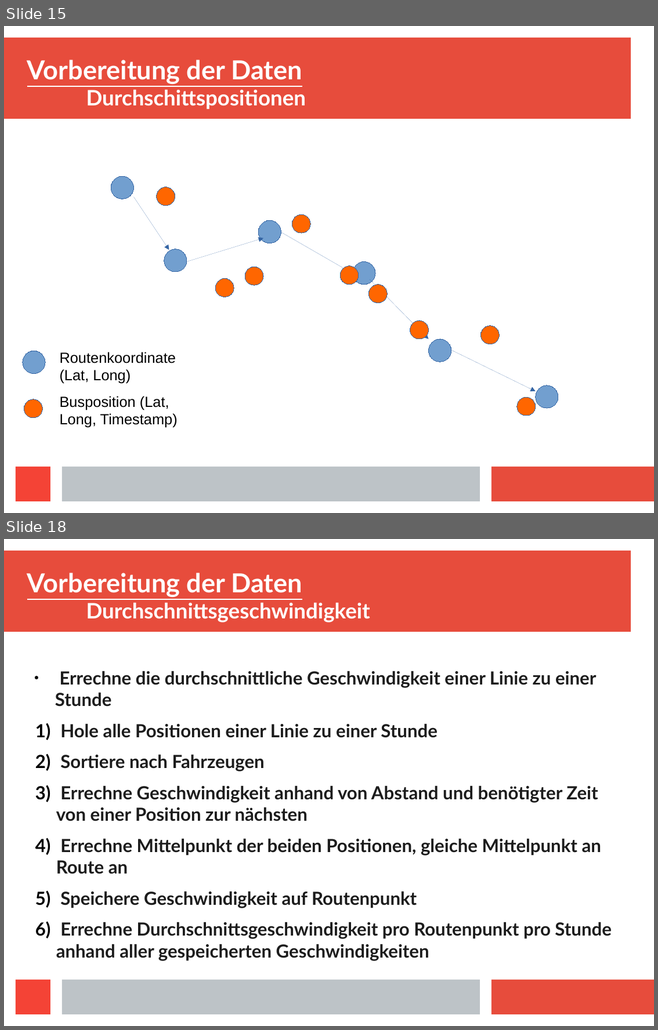
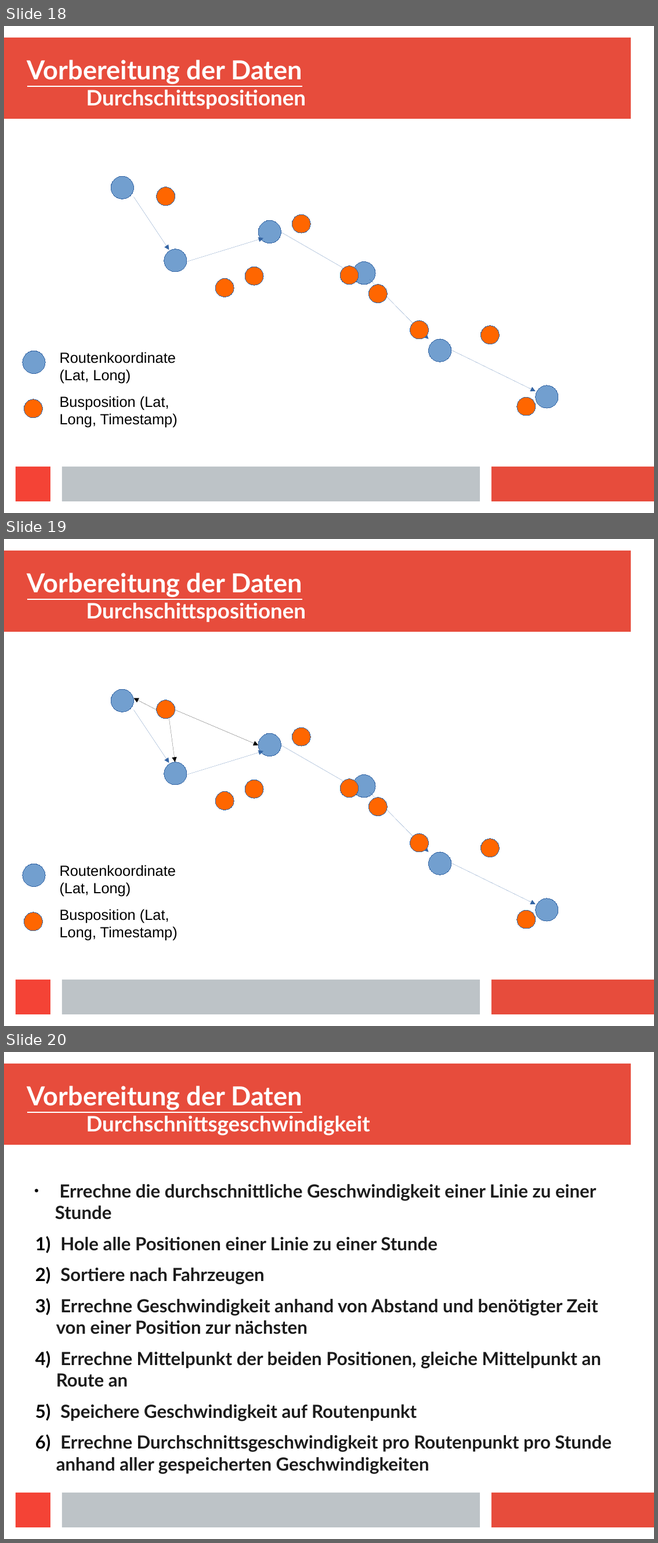
Before and after one commit to Centro1993/Busradar-Visualization, a slide deck: Presentation/Busradar-Mining.odp. Shown one above the other, each under a label of ours: slides 15 and 18 before the commit, slides 18, 19 and 20 after it; the slides between them are not shown. The pictures are 658x1030 and 658x1543 pixels, drawn with LibreOffice and Linux fonts; fonts in the diff are those of the drawing. Boxes give left, top, right and bottom in pixels: in the first picture for what was removed or moved away, otherwise in the second. Text is boxed around its words. In the diff, an @@ line names an element or a change of style, - is before the commit and + after.

```diff
--- a/Presentation/Busradar-Mining.odp
+++ b/Presentation/Busradar-Mining.odp
@@ slide 19 added at (x1=4, y1=539, x2=654, y2=1026), background #FFFFFF; not listed: 4 template elements that a slide beside it also shows @@
@@ title added at (x1=27, y1=573, x2=306, y2=622), 26 pt, text #FFFFFF, bold @@
+Vorbereitung der Daten
+Durchschittspositionen
@@ ellipse added at (x1=111, y1=689, x2=134, y2=712), fill #729FCF, outline #3465A4 0 pt @@
@@ arrow added from (134, 710) to (169, 763), #3465A4 0 pt @@
@@ arrow added from (157, 710) to (134, 698), #000000 0 pt @@
@@ ellipse added at (x1=157, y1=700, x2=175, y2=718), fill #FF6600, outline #3465A4 0 pt @@
@@ arrow added from (175, 710) to (258, 745), #000000 0 pt @@
@@ arrow added from (169, 719) to (175, 762), #000000 0 pt @@
@@ ellipse added at (x1=292, y1=727, x2=310, y2=746), fill #FF6600, outline #3465A4 0 pt @@
@@ ellipse added at (x1=258, y1=733, x2=281, y2=756), fill #729FCF, outline #3465A4 0 pt @@
@@ arrow added from (281, 745) to (353, 787), #3465A4 0 pt @@
@@ ellipse added at (x1=164, y1=762, x2=187, y2=785), fill #729FCF, outline #3465A4 0 pt @@
@@ arrow added from (187, 775) to (263, 751), #3465A4 0 pt @@
@@ ellipse added at (x1=245, y1=780, x2=263, y2=798), fill #FF6600, outline #3465A4 0 pt @@
@@ ellipse added at (x1=340, y1=779, x2=358, y2=797), fill #FF6600, outline #3465A4 0 pt @@
@@ ellipse added at (x1=353, y1=775, x2=375, y2=798), fill #729FCF, outline #3465A4 0 pt @@
@@ ellipse added at (x1=216, y1=792, x2=234, y2=810), fill #FF6600, outline #3465A4 0 pt @@
@@ ellipse added at (x1=369, y1=798, x2=387, y2=816), fill #FF6600, outline #3465A4 0 pt @@
@@ arrow added from (369, 792) to (429, 852), #3465A4 0 pt @@
@@ ellipse added at (x1=410, y1=834, x2=429, y2=852), fill #FF6600, outline #3465A4 0 pt @@
@@ ellipse added at (x1=481, y1=839, x2=499, y2=857), fill #FF6600, outline #3465A4 0 pt @@
@@ ellipse added at (x1=23, y1=864, x2=45, y2=887), fill #729FCF, outline #3465A4 0 pt @@
@@ text added at (x1=60, y1=865, x2=176, y2=897), 18 pt, text #000000 @@
+Routenkoordinate (Lat, Long)
@@ ellipse added at (x1=429, y1=852, x2=451, y2=875), fill #729FCF, outline #3465A4 0 pt @@
@@ arrow added from (451, 863) to (535, 904), #3465A4 0 pt @@
@@ ellipse added at (x1=535, y1=899, x2=558, y2=922), fill #729FCF, outline #3465A4 0 pt @@
@@ ellipse added at (x1=24, y1=913, x2=42, y2=931), fill #FF6600, outline #3465A4 0 pt @@
@@ text added at (x1=60, y1=909, x2=177, y2=941), 18 pt, text #000000 @@
+Busposition (Lat, Long, Timestamp)
@@ ellipse added at (x1=517, y1=910, x2=535, y2=929), fill #FF6600, outline #3465A4 0 pt @@
@@ what was slide 15 is now slide 18 @@
@@ what was slide 18 is now slide 20 @@
```
Also in this commit, not shown: 3 slides changed, 7 other slides added, 1 other file.
